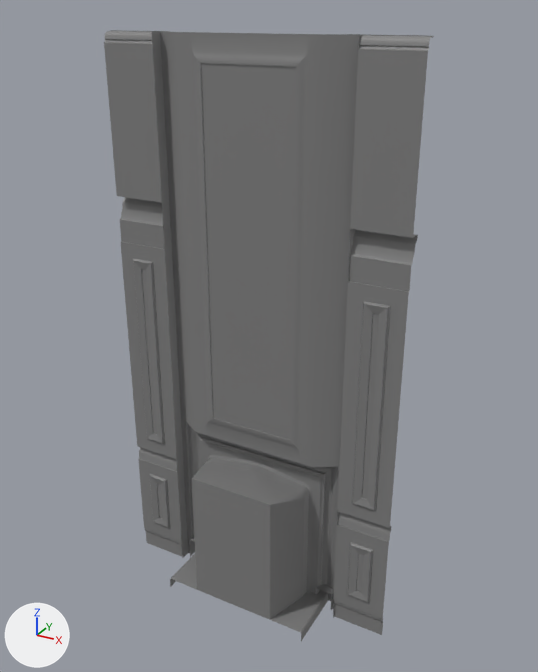
The FBX model Projet Final Manoir/Manoir_FBX_Unwrapped/AR-Fireplace_01.FBX as it was, and as the next commit left it.
Before and after are seen from a camera (50 mm lens) standing at (3.0, -9.56, 9.96) and looking at (-2.39, 0.24, 5.06). The axes (+X, +Y, +Z) are drawn at lower left. The lights are the same throughout. Where no turn or scale is listed for an object, it has been applied to the vertices.

In view in the first picture: 'AR-Fireplace_01'.
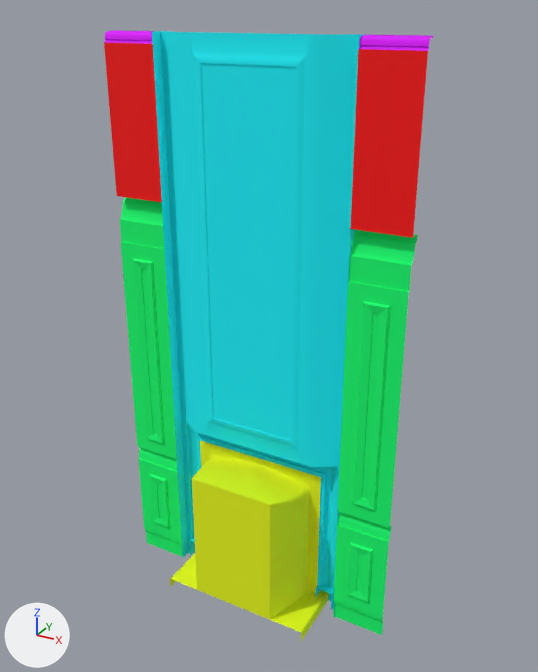
Edits to the scene script, one JSON object a line:
```json
{"op": "add", "block": "mat_material__14", "code": ["mat_material__14 = principled_material('Material #14')", "mat_material__14.base_color = (0.0, 1.0, 0.165)  # green #00ff71", "mat_material__14.roughness = 0.859"]}
{"op": "add", "block": "mat_material__16", "code": ["mat_material__16 = principled_material('Material #16')", "mat_material__16.base_color = (0.816, 0.961, 0.0)  # yellow #e9fb00", "mat_material__16.roughness = 0.859"]}
{"op": "add", "block": "mat_material__13", "code": ["mat_material__13 = principled_material('Material #13')", "mat_material__13.base_color = (0.729, 0.0, 1.0)  # pink #de00ff", "mat_material__13.roughness = 0.859"]}
{"op": "add", "block": "mat_material__15", "code": ["mat_material__15 = principled_material('Material #15')", "mat_material__15.base_color = (1.0, 0.0, 0.0)  # red #ff0000", "mat_material__15.roughness = 0.859"]}
{"op": "add", "block": "mat_material__17", "code": ["mat_material__17 = principled_material('Material #17')", "mat_material__17.base_color = (0.0, 0.918, 1.0)  # cyan #00f6ff", "mat_material__17.roughness = 0.859"]}
{"block": "me_mesh", "where": "me_mesh.from_pydata(...)  # 478 vertices, 676 faces; spans x -5.08..0.0, y -0.84..0.93, z 0.0..9.65"}
{"block": "me_mesh", "where": "# used by ob_ar_fireplace_01; location = (0.0, 0.0, 0.0)"}
{"block": "me_mesh", "change": "me_mesh part 1: all 160 faces centred in x -4.99..-4.25, y -0.11..0.12, z 0.1..7.13 switch from mat_worldgridmaterial (grey #808080) to mat_material__14 (green #00ff71)"}
{"block": "me_mesh", "change": "me_mesh part 2: all 160 faces centred in x -0.83..-0.09, y -0.11..0.12, z 0.1..7.13 switch from mat_worldgridmaterial (grey #808080) to mat_material__14 (green #00ff71)"}
{"block": "me_mesh", "change": "me_mesh part 3: all 44 faces centred in x -4.78..-0.3, y -0.08..0.1, z 9.49..9.65 switch from mat_worldgridmaterial (grey #808080) to mat_material__13 (pink #de00ff)"}
{"block": "me_mesh", "change": "me_mesh part 4: all 4 faces centred in x -4.78..-0.3, y -0.08, z 7.91..8.7 switch from mat_worldgridmaterial (grey #808080) to mat_material__15 (red #ff0000)"}
{"block": "me_mesh", "change": "me_mesh part 5: 120 of the faces centred in x -3.91..-1.17, y -0.84..0.93, z 0.06..2.71 switch from mat_worldgridmaterial (grey #808080) to mat_material__16 (yellow #e9fb00)"}
{"block": "me_mesh", "change": "me_mesh part 6: 188 of the faces centred in x -4.17..-0.91, y -0.13..0.28, z 0.13..9.57 switch from mat_worldgridmaterial (grey #808080) to mat_material__17 (cyan #00f6ff)"}
```

Where the change shows, as pixel boxes (x1, y1, x2, y2) in the pictures (538 x 672 px):
```json
{"part": 1, "of": "me_mesh", "change": "recoloured", "before": [120, 197, 182, 556], "after": [120, 197, 182, 556], "on screen": "grey to green"}
{"part": 2, "of": "me_mesh", "change": "recoloured", "before": [334, 230, 418, 635], "after": [334, 230, 418, 635], "on screen": "grey to green"}
{"part": 3, "of": "me_mesh", "change": "recoloured", "before": [105, 30, 434, 51], "after": [105, 30, 434, 51]}
{"part": 4, "of": "me_mesh", "change": "recoloured", "before": [104, 42, 428, 238], "after": [104, 42, 428, 238], "on screen": "grey to red"}
{"part": 5, "of": "me_mesh", "change": "recoloured", "before": [170, 441, 329, 641], "after": [170, 441, 329, 641], "on screen": "grey to yellow"}
{"part": 6, "of": "me_mesh", "change": "recoloured", "before": [152, 31, 365, 617], "after": [152, 31, 365, 617], "on screen": "grey to cyan"}
```
